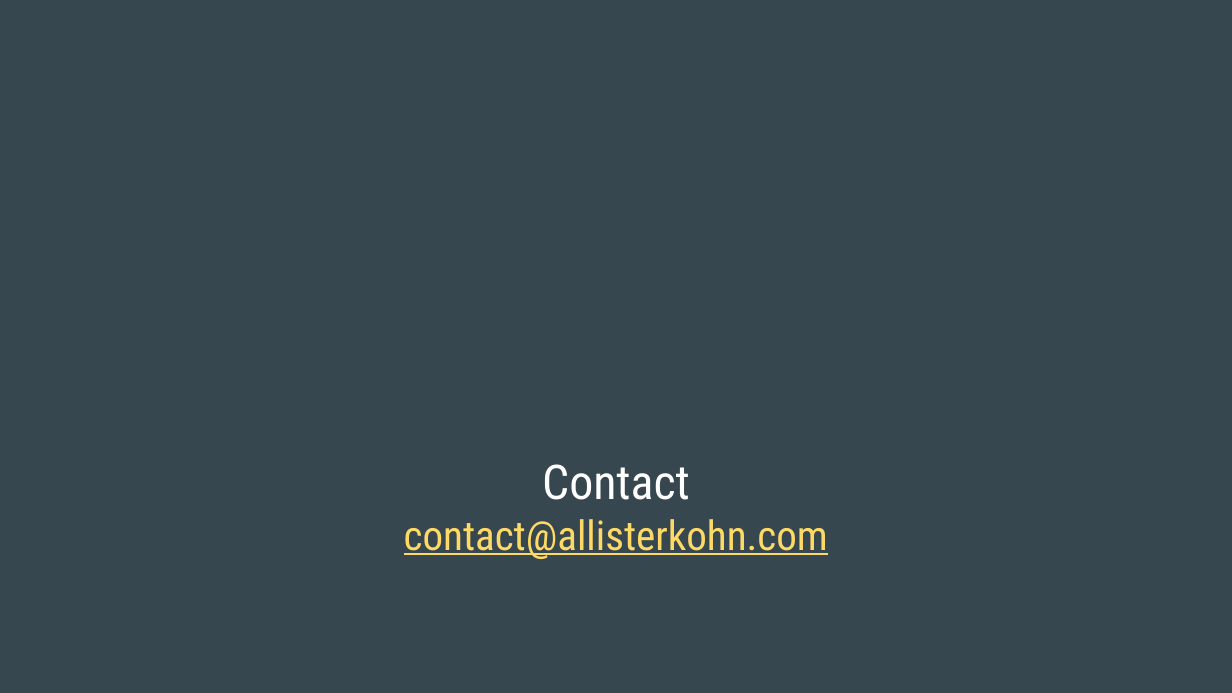
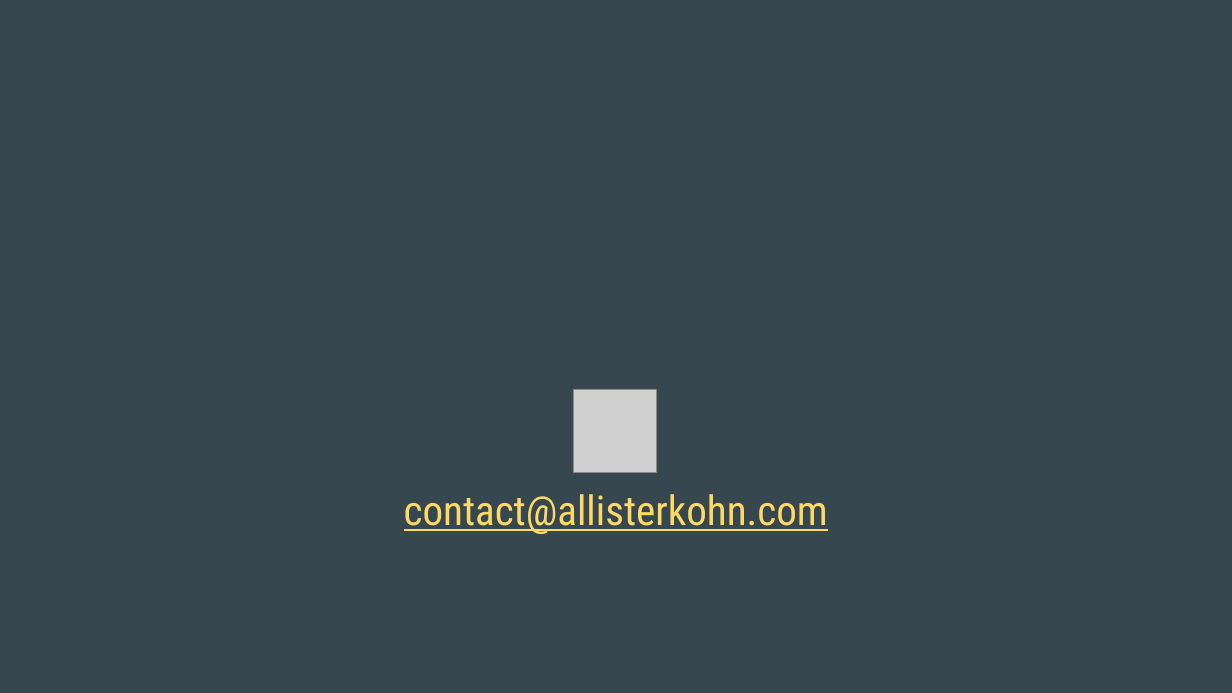
Before and after one commit to allisterk2703/velib-data-ingestion, a slide deck: slide 10 of docs/velops_presentation.pptx. Drawn at 1232x693 pixels with LibreOffice and Linux fonts; fonts in the diff are those of the drawing; grey boxes stand for pictures; background and template pictures are left out. Boxes give left, top, right and bottom in pixels: in the first picture for what was removed or moved away, otherwise in the second. Text is boxed around its words. In the diff, an @@ line names an element or a change of style, - is before the commit and + after.

```diff
--- a/docs/velops_presentation.pptx
+++ b/docs/velops_presentation.pptx
@@ picture added at bbox=[574, 389, 657, 472] @@
@@ text at bbox=[542, 464, 690, 500]: paragraph removed @@
-Contact
```
Also in this commit, not shown: 4 other slides changed, 1 slide added, 1 slide removed, 3 other files.
